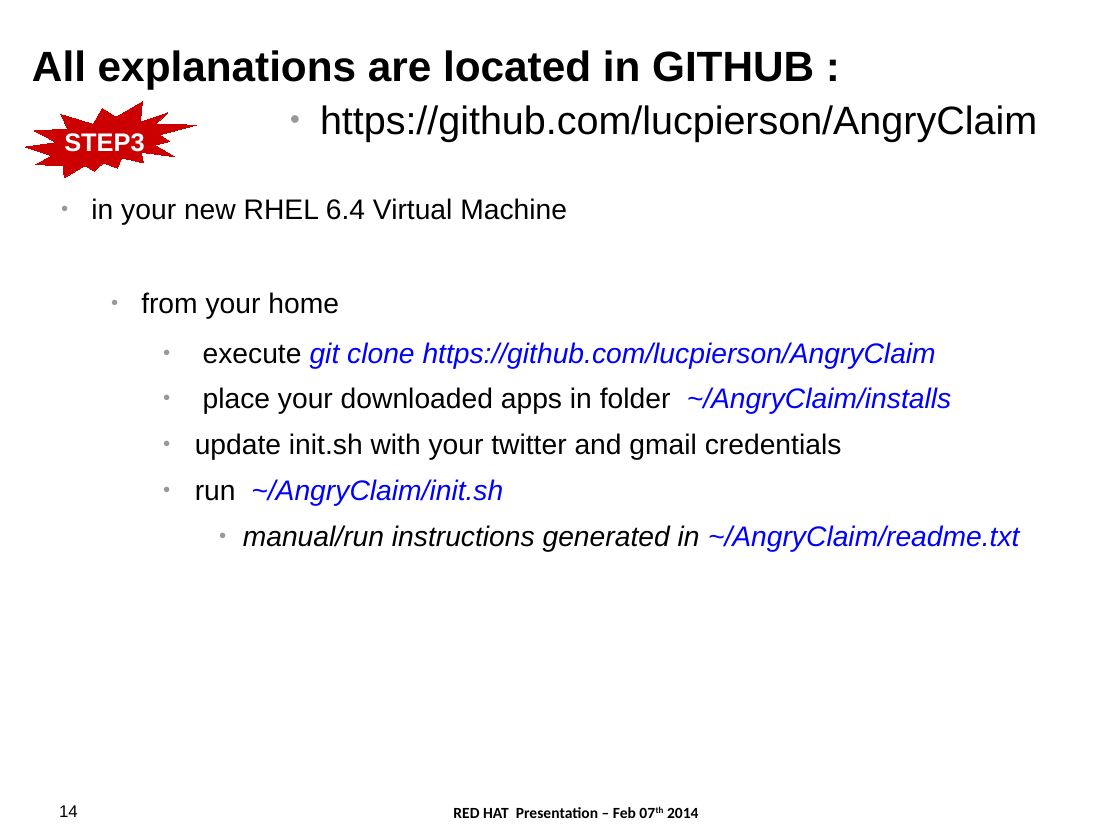
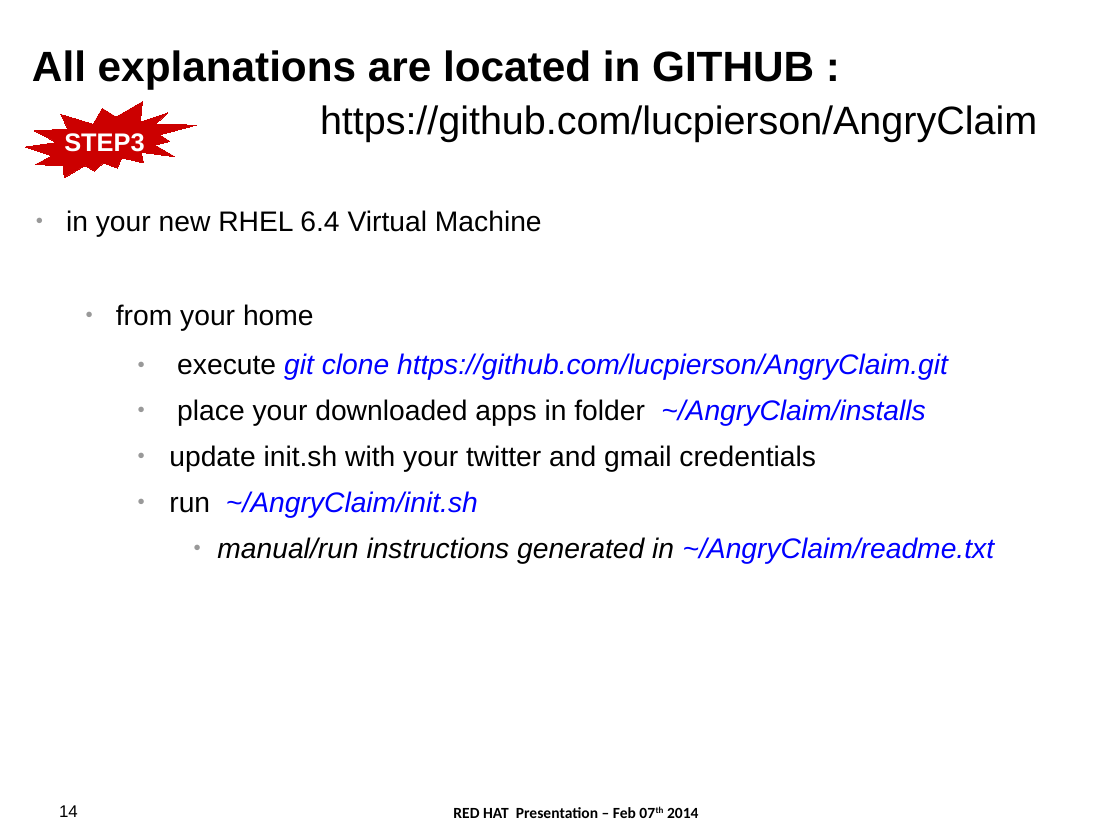
Before and after one commit to lucpierson/AngryClaim, a slide deck: slide 14 of 2014.02.AngryClaim.odp. Drawn at 1120x840 pixels with LibreOffice and Linux fonts; fonts in the diff are those of the drawing; background and template pictures are left out. Boxes give left, top, right and bottom in pixels: in the first picture for what was removed or moved away, otherwise in the second. Text is boxed around its words. In the diff, an @@ line names an element or a change of style, - is before the commit and + after.

```diff
--- a/2014.02.AngryClaim.odp
+++ b/2014.02.AngryClaim.odp
@@ text "https://github.com/lucpierson/AngryClaim" at (x1=320, y1=105, x2=1037, y2=142): bullet ● to none @@
@@ text "in your new RHEL 6.4 ..." moved from (x1=91, y1=198, x2=1020, y2=552) to (x1=66, y1=210, x2=995, y2=564) @@
@@ text at (x1=177, y1=353, x2=948, y2=380): text changed @@
-    ● execute git clone https://github.com/lucpierson/AngryClaim
+    ● execute git clone https://github.com/lucpierson/AngryClaim.git
```
Also in this commit, not shown: 7 other slides changed, 1 other file.
